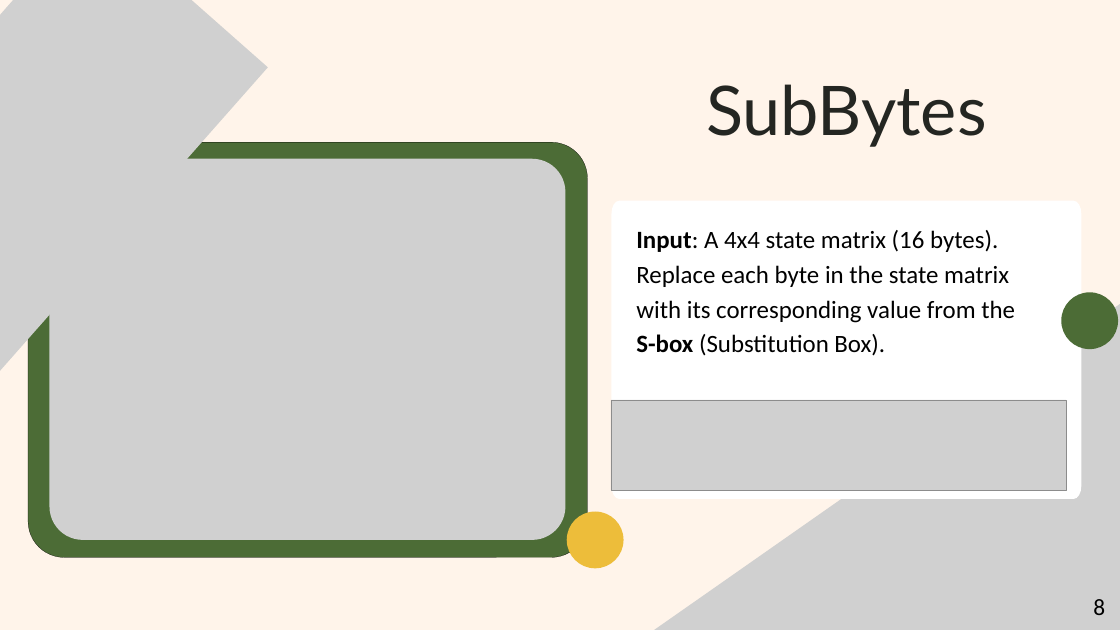
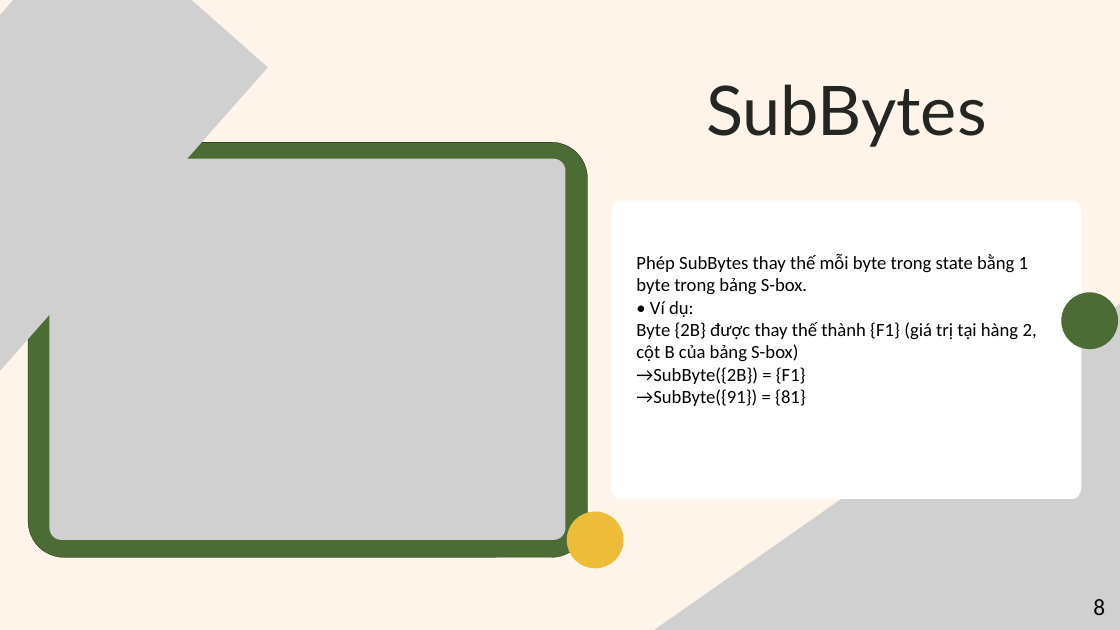
Before and after one commit to nokiddig/AES-XTS-Custom, a slide deck: slide 8 of Slide/Green and Yellow Illustration Digital Literacy Presentation.pptx. Drawn at 1120x630 pixels with LibreOffice and Linux fonts; fonts in the diff are those of the drawing; grey boxes stand for pictures. Boxes give left, top, right and bottom in pixels: in the first picture for what was removed or moved away, otherwise in the second. Text is boxed around its words. In the diff, an @@ line names an element or a change of style, - is before the commit and + after.

```diff
--- a/Slide/Green and Yellow Illustration Digital Literacy Presentation.pptx
+++ b/Slide/Green and Yellow Illustration Digital Literacy Presentation.pptx
@@ text at (636,254,1037,406): text changed; size 32 to 24 pt @@
-Input: A 4x4 state matrix (16 bytes).
-Replace each byte in the state matrix with its corresponding value from the S-box (Substitution Box).
+Phép SubBytes thay thế mỗi byte trong state bằng 1 byte trong bảng S-box.
+• Ví dụ:
+Byte {2B} được thay thế thành {F1} (giá trị tại hàng 2, cột B của bảng S-box)
+→SubByte({2B}) = {F1}
+→SubByte({91}) = {81}
@@ picture removed at (611,400,1066,490) @@
```
Also in this commit, not shown: 8 other slides changed, 6 slides added, 4 slides removed, 14 other files.
